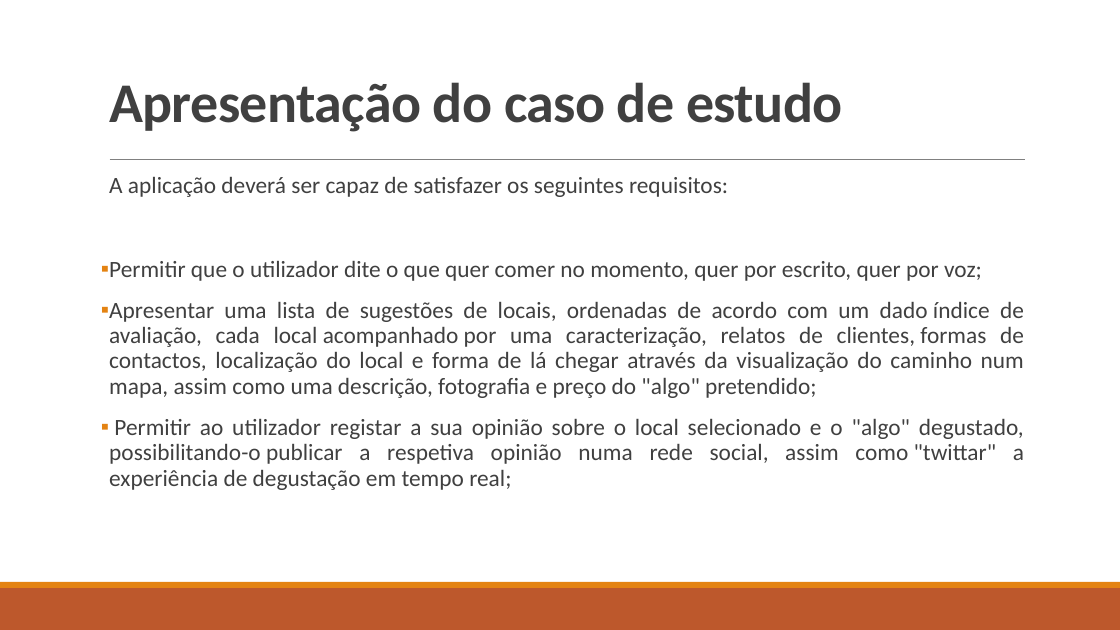
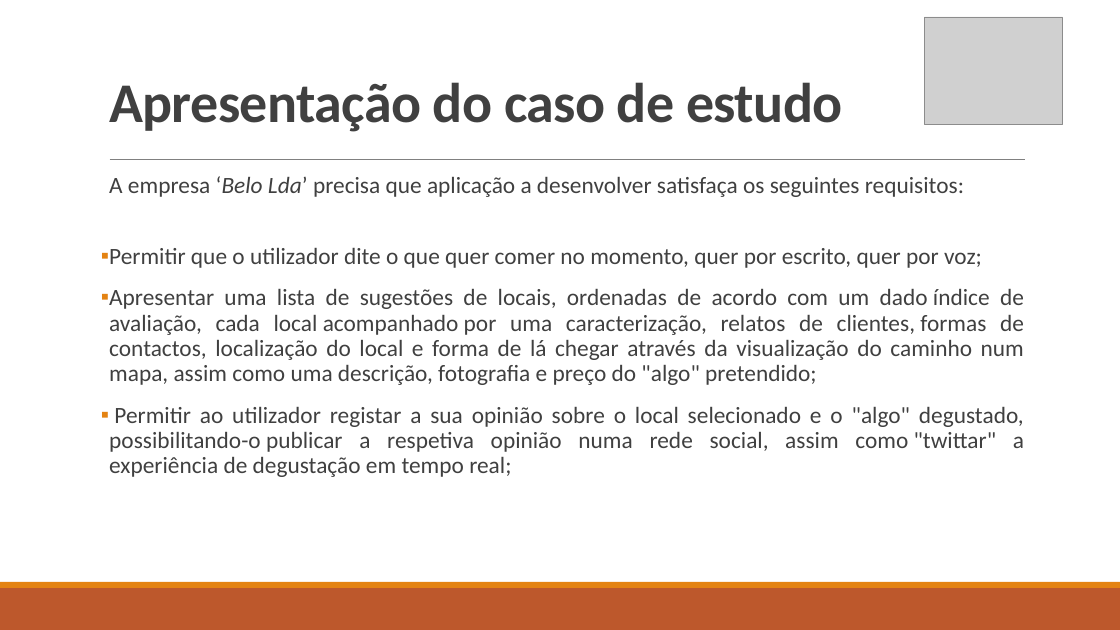
Before and after one commit to natawild/LI4-16-17, a slide deck: slide 4 of Etapa1/Apresentação1fase.pptx. Drawn at 1120x630 pixels with LibreOffice and Linux fonts; fonts in the diff are those of the drawing; grey boxes stand for pictures. Boxes give left, top, right and bottom in pixels: in the first picture for what was removed or moved away, otherwise in the second. Text is boxed around its words. In the diff, an @@ line names an element or a change of style, - is before the commit and + after.

```diff
--- a/Etapa1/Apresentação1fase.pptx
+++ b/Etapa1/Apresentação1fase.pptx
@@ picture added at bbox=[924, 17, 1062, 124] @@
@@ text at bbox=[109, 176, 964, 197]: text changed @@
-  A aplicação deverá ser capaz de satisfazer os seguintes requisitos:
+  A empresa ‘Belo Lda’ precisa que aplicação a desenvolver satisfaça os seguintes requisitos:
```
Also in this commit, not shown: 10 other slides changed, 1 slide added, 1 slide removed, 1 other file.
